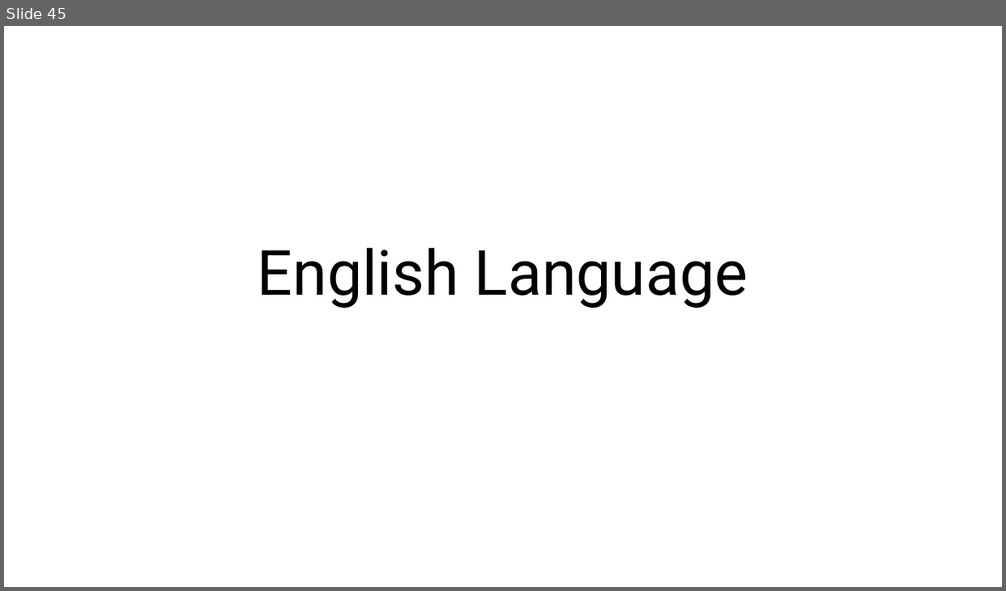
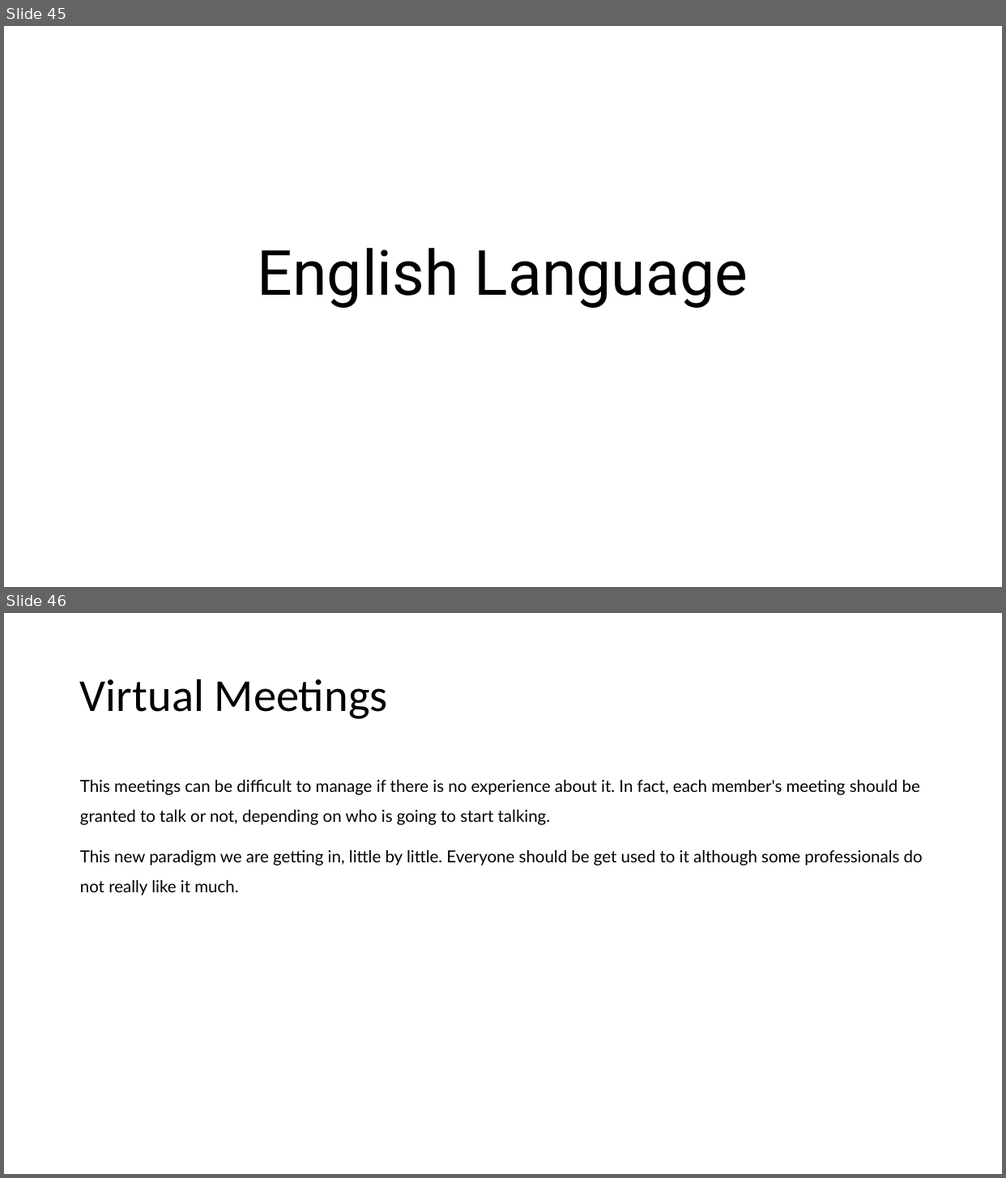
Before and after one commit to abelcondear/course, a slide deck: english/software-engineer.pptx. Shown one above the other, each under a label of ours: slide 45 before the commit, slides 45 and 46 after it. The pictures are 1006x591 and 1006x1178 pixels, drawn with LibreOffice and Linux fonts; fonts in the diff are those of the drawing. Boxes give left, top, right and bottom in pixels: in the first picture for what was removed or moved away, otherwise in the second. Text is boxed around its words. In the diff, an @@ line names an element or a change of style, - is before the commit and + after.

```diff
--- a/english/software-engineer.pptx
+++ b/english/software-engineer.pptx
@@ slide 46 added at (4, 613, 1002, 1174), background #FFFFFF @@
@@ title added at (80, 679, 388, 719), 44 pt, text #000000 @@
+Virtual Meetings
@@ text added at (80, 780, 923, 896), 16 pt, text #000000 @@
+This meetings can be difficult to manage if there is no experience about it. In fact, each member's meeting should be granted to talk or not, depending on who is going to start talking.
+This new paradigm we are getting in, little by little. Everyone should be get used to it although some professionals do not really like it much.
```
Also in this commit, not shown: 2 other slides added, 1 other file.
